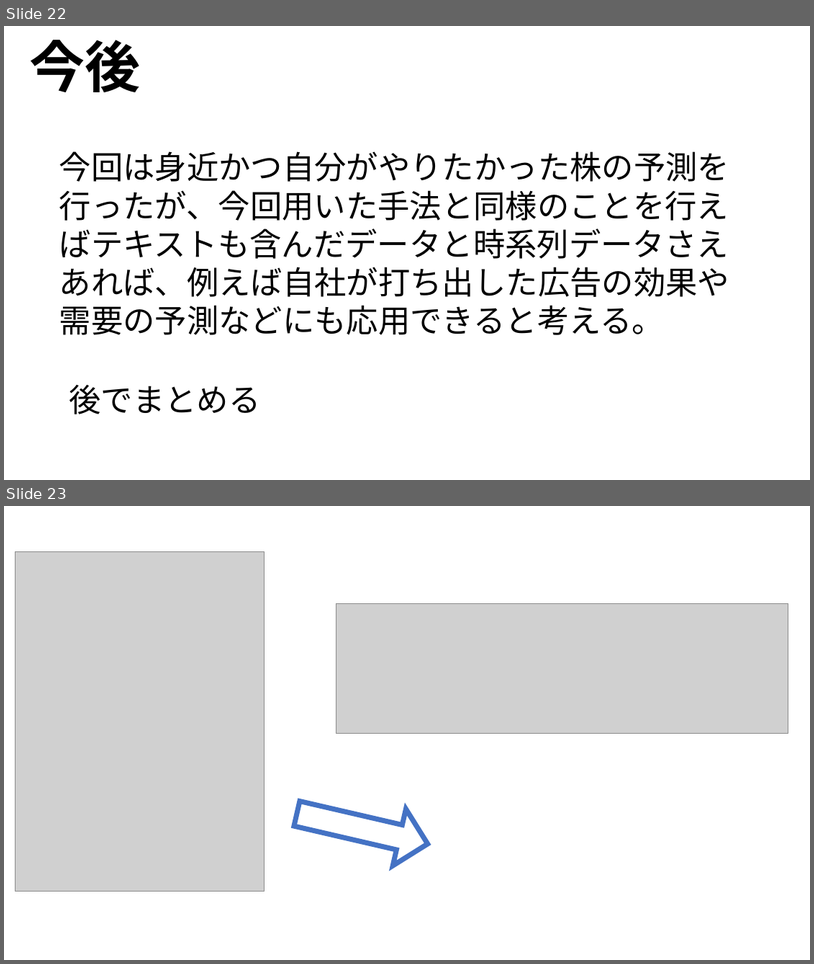
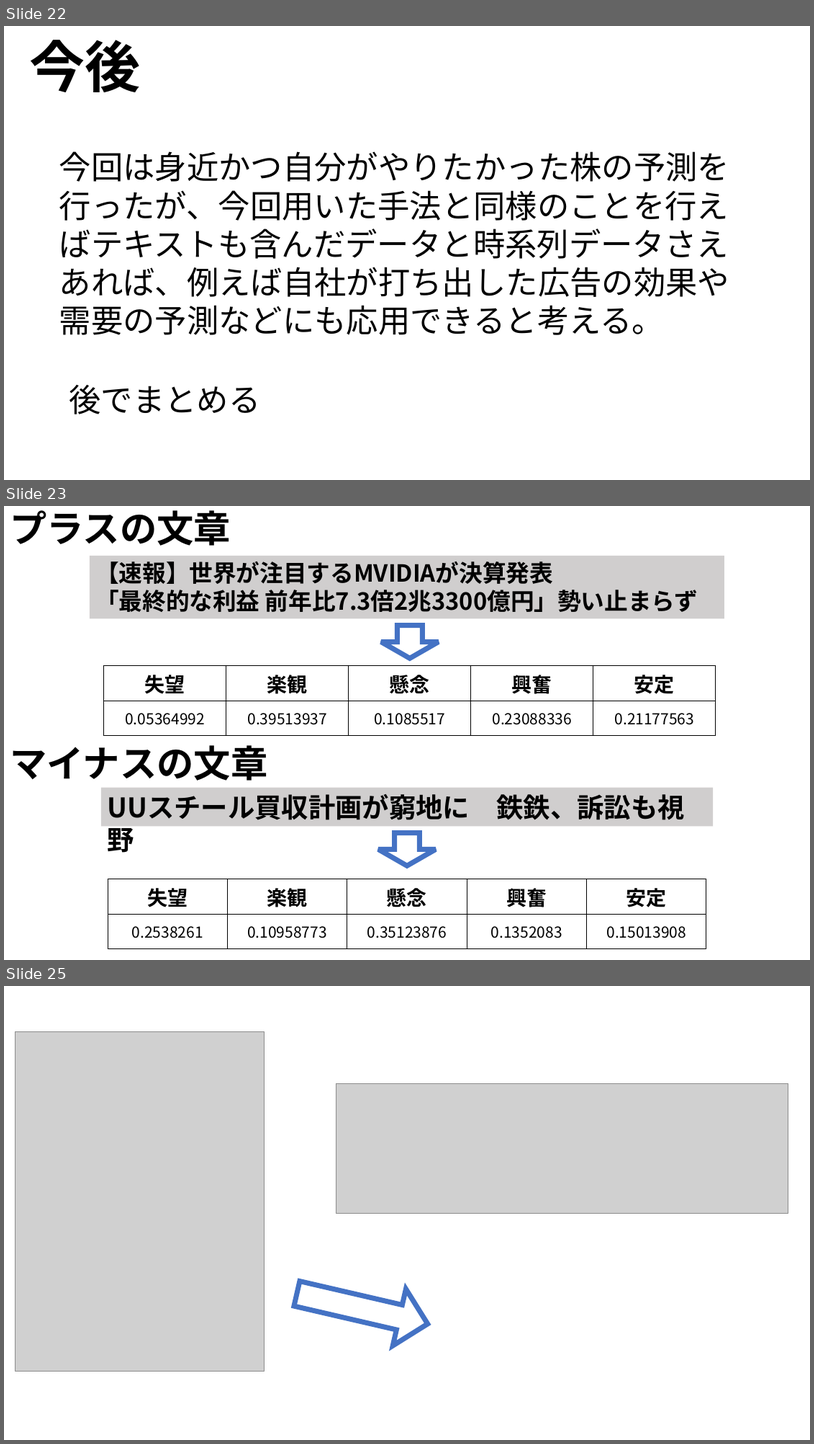
Before and after one commit to ryoww/PBL_stock, a slide deck: 最終報告.pptx. Shown one above the other, each under a label of ours: slides 22 and 23 before the commit, slides 22, 23 and 25 after it; the slides between them are not shown. The pictures are 814x964 and 814x1444 pixels, drawn with LibreOffice and Linux fonts; fonts in the diff are those of the drawing; grey boxes stand for pictures. Boxes give left, top, right and bottom in pixels: in the first picture for what was removed or moved away, otherwise in the second. Text is boxed around its words. In the diff, an @@ line names an element or a change of style, - is before the commit and + after.

```diff
--- a/最終報告.pptx
+++ b/最終報告.pptx
@@ slide 23 added at (x1=4, y1=506, x2=810, y2=960), background #FFFFFF @@
@@ text added at (x1=10, y1=510, x2=231, y2=546), 44 pt, text #000000, bold @@
+プラスの文章
@@ rectangle added at (x1=90, y1=556, x2=725, y2=618), fill #D0CECE, 28 pt, text #000000, bold @@
+【速報】世界が注目するMVIDIAが決算発表
+「最終的な利益 前年比7.3倍2兆3300億円」勢い止まらず
@@ right arrow added at (x1=381, y1=626, x2=439, y2=658), outline #4472C4 6 pt @@
@@ table added at (x1=104, y1=666, x2=715, y2=735), 2 rows, 5 columns @@
+失望 | 楽観 | 懸念 | 興奮 | 安定
+0.05364992 | 0.39513937 | 0.1085517 | 0.23088336 | 0.21177563
@@ text added at (x1=10, y1=745, x2=268, y2=780), 44 pt, text #000000, bold @@
+マイナスの文章
@@ rectangle added at (x1=100, y1=788, x2=713, y2=826), fill #D0CECE, 32 pt, text #000000, bold @@
+UUスチール買収計画が窮地に 鉄鉄、訴訟も視野
@@ right arrow added at (x1=379, y1=833, x2=436, y2=866), outline #4472C4 6 pt @@
@@ table added at (x1=108, y1=879, x2=706, y2=949), 2 rows, 5 columns @@
+失望 | 楽観 | 懸念 | 興奮 | 安定
+0.2538261 | 0.10958773 | 0.35123876 | 0.1352083 | 0.15013908
@@ what was slide 23 is now slide 25 @@
```
Also in this commit, not shown: 1 other slide added, 4 other files.
